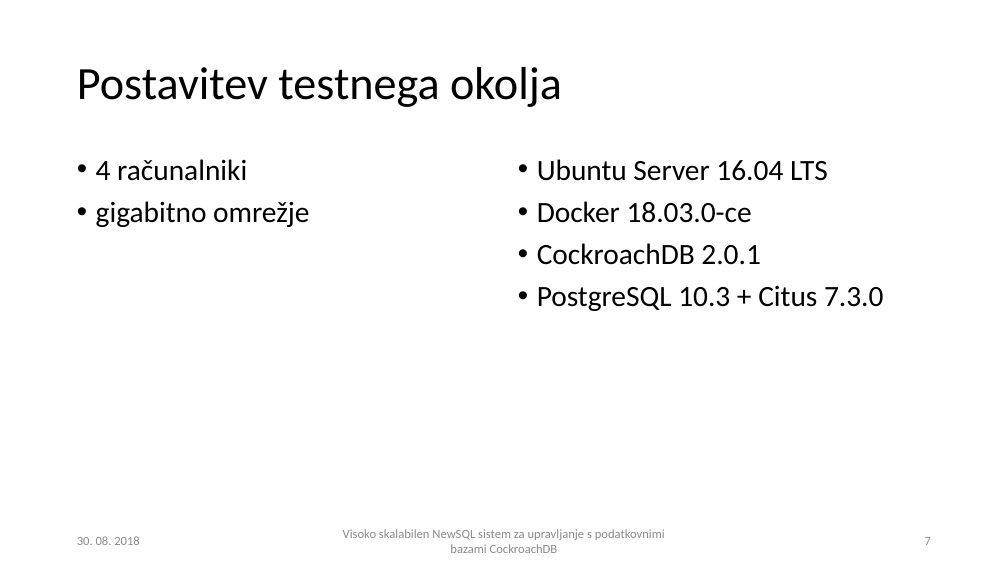
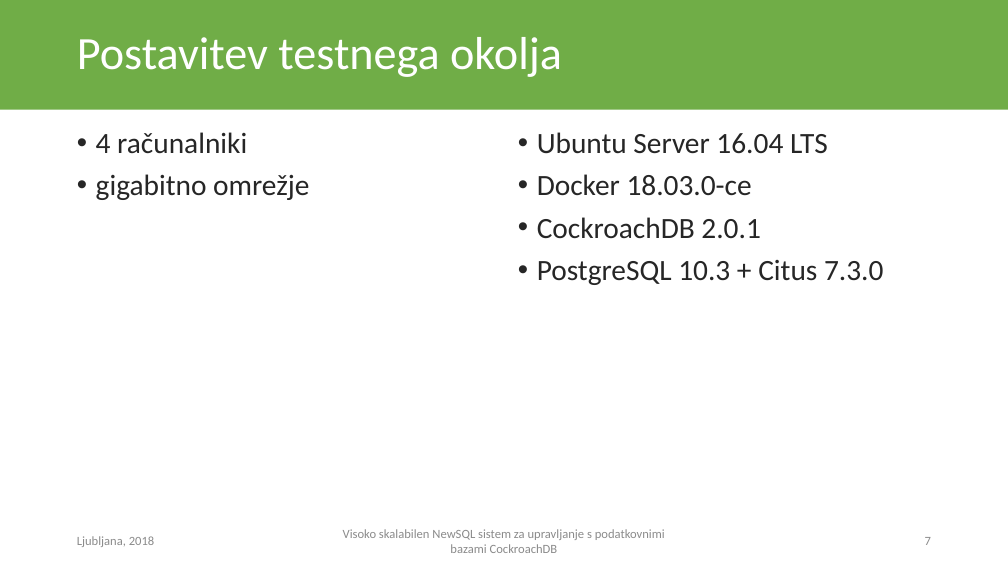
Before and after one commit to arruw/diploma-latex, a slide deck: slide 7 of resources/presentation.pptx. Drawn at 1008x567 pixels with LibreOffice and Linux fonts; fonts in the diff are those of the drawing. Boxes give left, top, right and bottom in pixels: in the first picture for what was removed or moved away, otherwise in the second. Text is boxed around its words. In the diff, an @@ line names an element or a change of style, - is before the commit and + after.

```diff
--- a/resources/presentation.pptx
+++ b/resources/presentation.pptx
@@ rectangle added at (0,0,1008,110), fill #70AD47 @@
@@ title "Postavitev testnega okolja": place and size @@
-title "Postavitev testnega okolja" at (77,67,562,107)
+title "Postavitev testnega okolja" at (77,37,562,77)
@@ title "Postavitev testnega okolja" at (77,37,562,77): text colour #000000 to #FFFFFF @@
@@ text "4 računalniki": place and size @@
-text "4 računalniki" at (96,159,309,227)
+text "4 računalniki" at (96,132,309,200)
@@ text "4 računalniki" at (96,132,309,200): text colour #000000 to #262626 @@
@@ text "Ubuntu Server 16.04 LTS" at (537,132,883,285): text colour #000000 to #262626 @@
@@ text "Ubuntu Server 16.04 LTS": place and size @@
-text "Ubuntu Server 16.04 LTS" at (537,159,883,311)
+text "Ubuntu Server 16.04 LTS" at (537,132,883,285)
@@ text at (77,536,155,547): text changed @@
-30. 08. 2018
+Ljubljana, 2018
```
Also in this commit, not shown: 11 other slides changed, 3 slides added, 7 other files.
